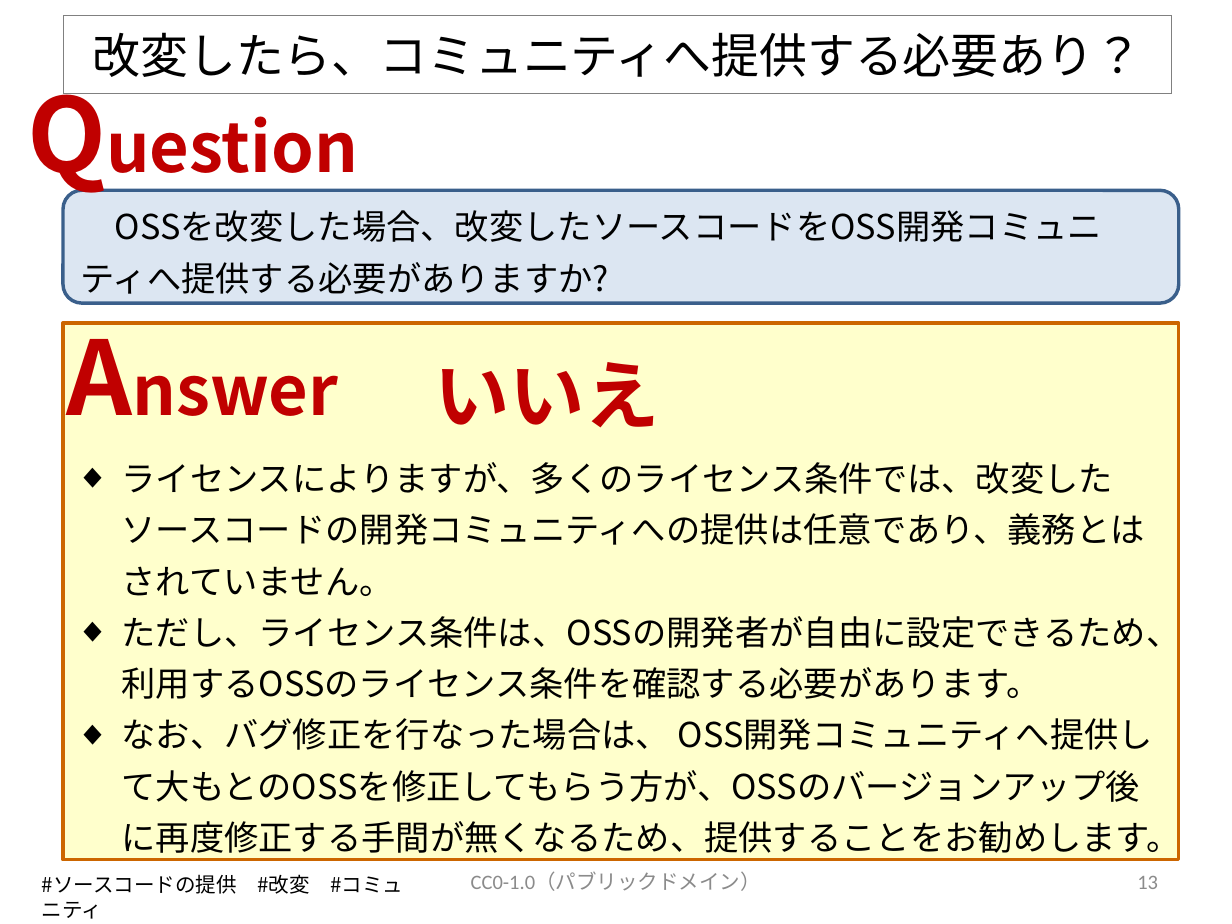
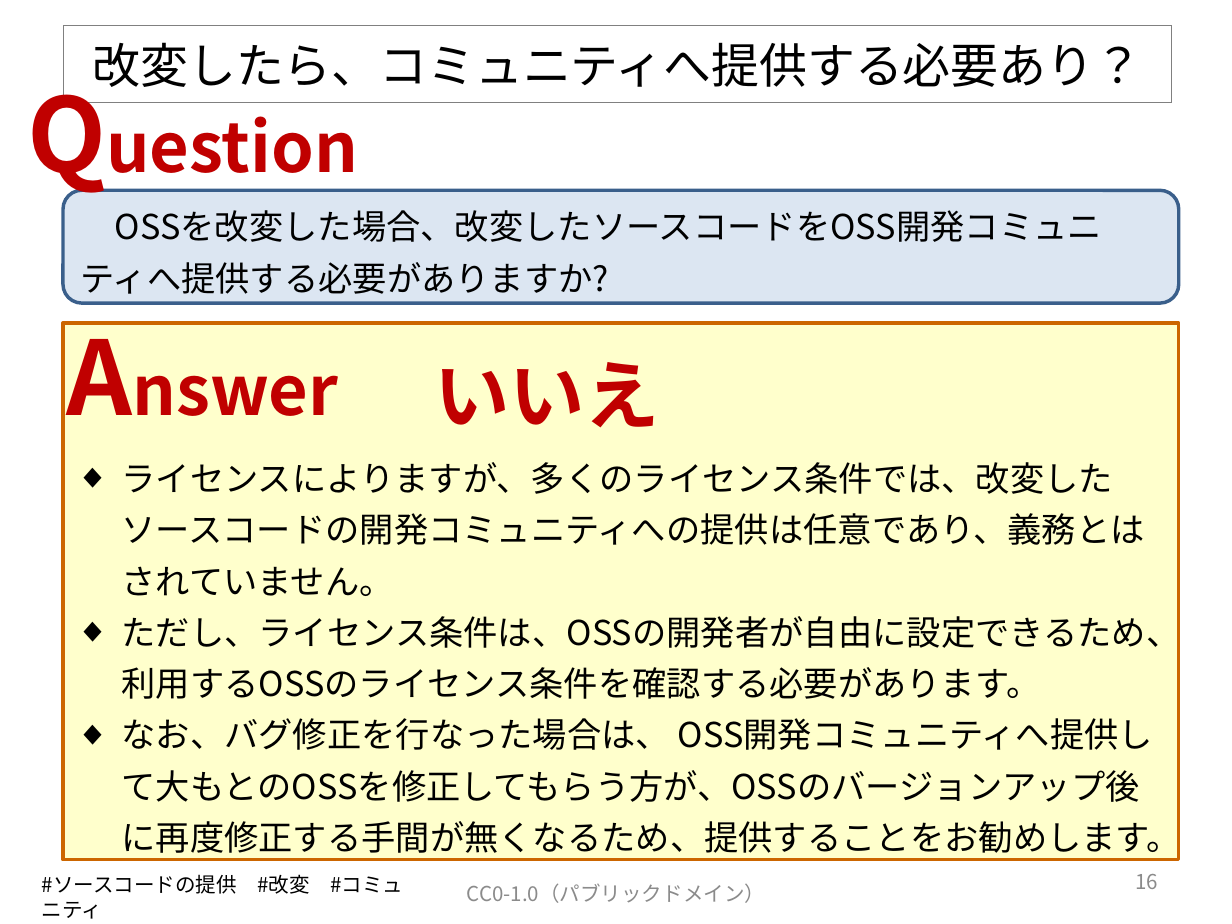
Before and after one commit to OpenChain-Project/OpenChain-JWG, a slide deck: slide 17 of Education_Material/FAQ/OSSライセンス関連でよくある誤解_CC0.pptx (slide 14 before the commit). Drawn at 1232x924 pixels with LibreOffice and Linux fonts; fonts in the diff are those of the drawing. Boxes give left, top, right and bottom in pixels: in the first picture for what was removed or moved away, otherwise in the second. Text is boxed around its words. In the diff, an @@ line names an element or a change of style, - is before the commit and + after.

```diff
--- a/Education_Material/FAQ/OSSライセンス関連でよくある誤解_CC0.pptx
+++ b/Education_Material/FAQ/OSSライセンス関連でよくある誤解_CC0.pptx
@@ title "改変したら、コミュニティへ提供する必要あり？": place and size @@
-title "改変したら、コミュニティへ提供する必要あり？" at [63, 16, 1172, 94]
+title "改変したら、コミュニティへ提供する必要あり？" at [63, 26, 1172, 103]
@@ text "CC0-1.0（パブリックドメイン）": place and size @@
-text "CC0-1.0（パブリックドメイン）" at [471, 872, 761, 891]
+text "CC0-1.0（パブリックドメイン）" at [467, 883, 765, 903]
@@ text "CC0-1.0（パブリックドメイン）" at [467, 883, 765, 903]: font Calibri to Noto Sans CJK JP @@
@@ page number at [1135, 874, 1158, 889]: text changed; font Calibri to Noto Sans CJK JP @@
-13
+16
```
Also in this commit, not shown: 29 other slides changed, 9 slides added.
